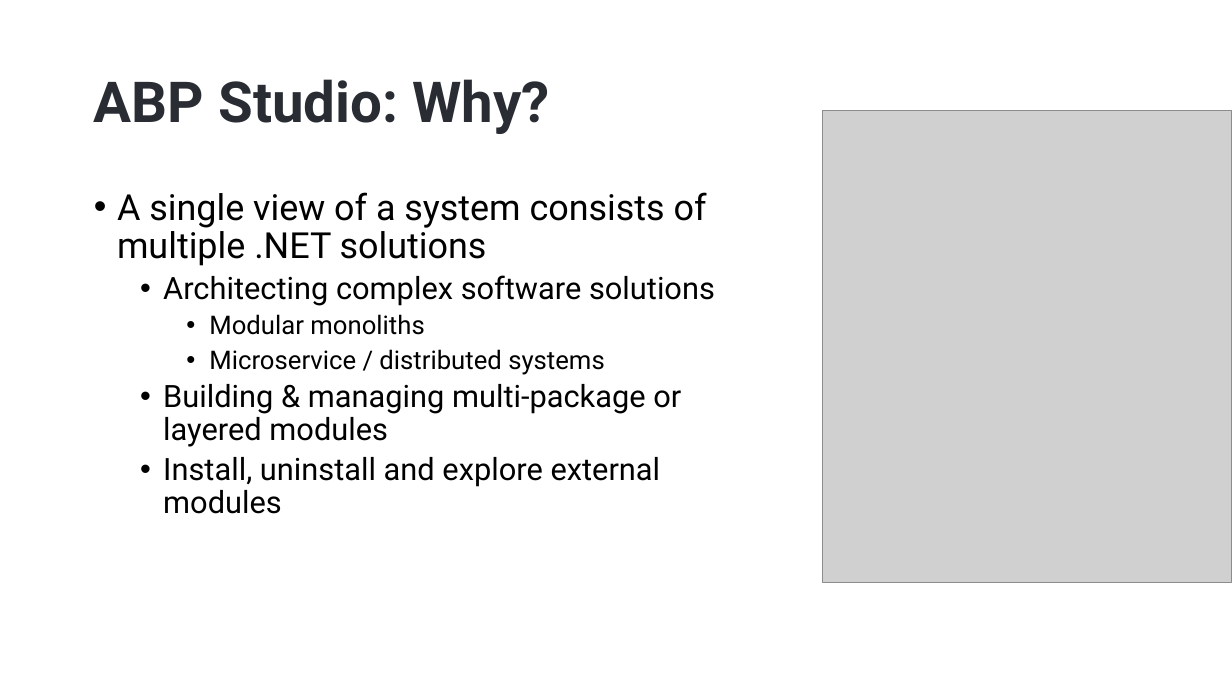
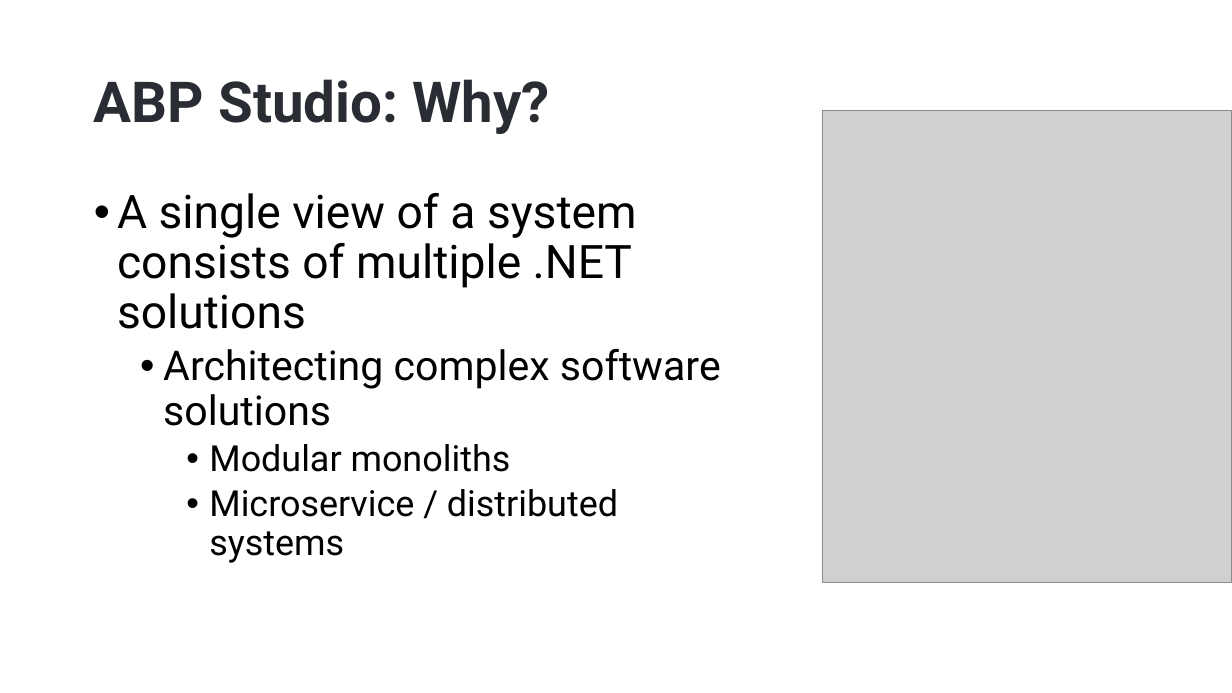
Before and after one commit to hikalkan/presentations, a slide deck: slide 4 of 2024-08-15 ABP Community Talks 2024.4/ABP Studio - The Missing Tool for Dotnet Developers.pptx. Drawn at 1232x693 pixels with LibreOffice and Linux fonts; fonts in the diff are those of the drawing; grey boxes stand for pictures; background and template pictures are left out. Boxes give left, top, right and bottom in pixels: in the first picture for what was removed or moved away, otherwise in the second. Text is boxed around its words. In the diff, an @@ line names an element or a change of style, - is before the commit and + after.

```diff
--- a/2024-08-15 ABP Community Talks 2024.4/ABP Studio - The Missing Tool for Dotnet Developers.pptx
+++ b/2024-08-15 ABP Community Talks 2024.4/ABP Studio - The Missing Tool for Dotnet Developers.pptx
@@ text "A single view of a ..." at [117,193,721,563]: size 28 to 36 pt in "A single view of a system consists ..."; size 24 to 32 pt in "Architecting complex software solutions"; size 20 to 28 pt in "Modular monoliths", "Microservice / distributed systems" @@
@@ text at [163,384,681,514]: paragraphs removed @@
-  • Building & managing multi-package or layered modules
-  • Install, uninstall and explore external modules
```
Also in this commit, not shown: 3 other slides changed.
